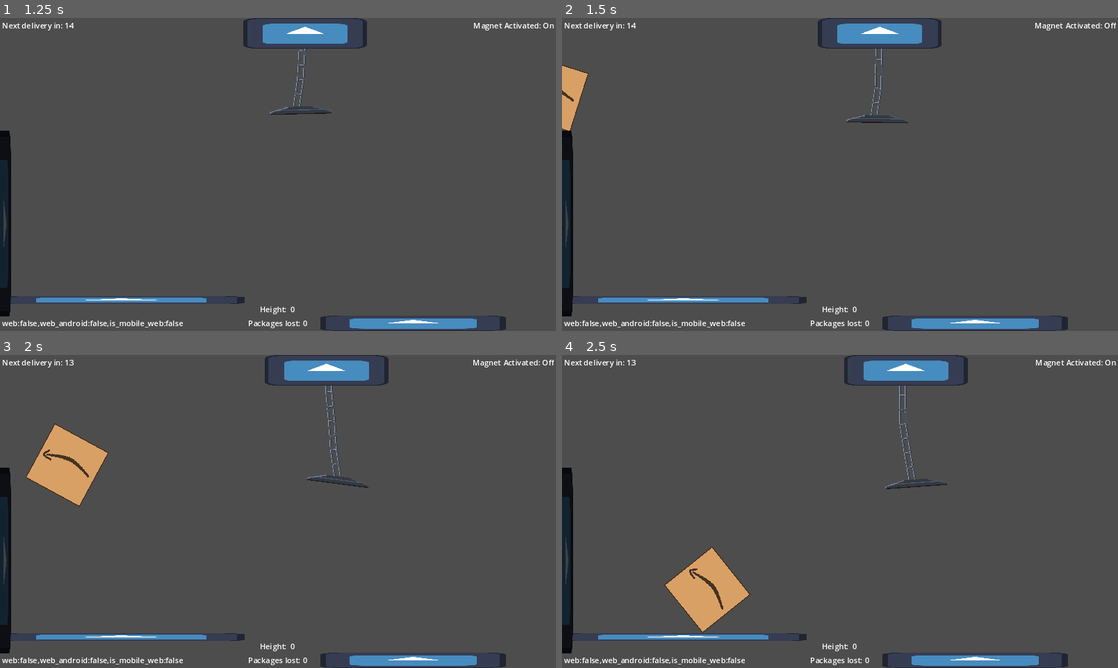
Above: before the commit, frames 1-4 (two rows, left to right).
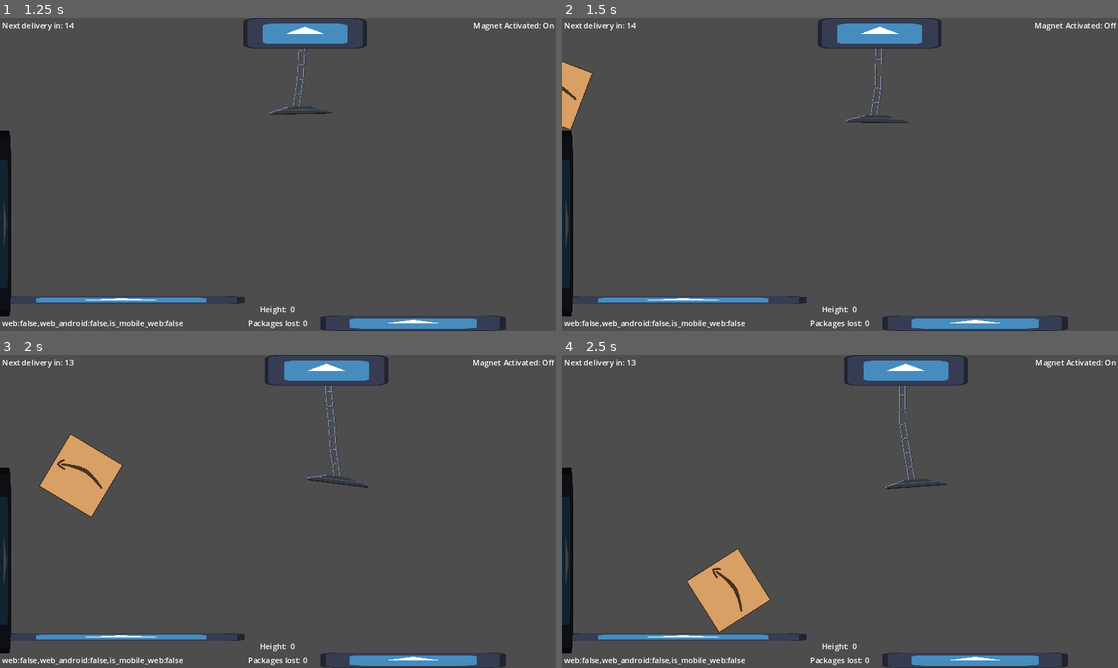
Above: after the commit, the same moments.

Repository: nanodeath/tippy-towers
Game: Godot game, scene res://game.tscn
Same seed, same stepped clock (60 frames per second), same inputs: the game is played once before the commit and once after it. The engine's default icon, where the game draws it, is replaced by a stand-in: a white triangle on a blue panel in a dark square.
Inputs:
- Up to frame 1 (1.25 s): tap Enter at 0.5 s; hold D (move_right) from 0.53 s (still down); tap Space (toggle_magnet) at 0.6 s
- Up to frame 2 (1.5 s): release D (move_right) at 1.28 s; hold S (move_down) from 1.28 s (still down); tap Space (toggle_magnet) at 1.35 s
- Up to frame 3 (2 s): keep holding S (move_down)
- Up to frame 4 (2.5 s): release S (move_down) at 2.03 s; hold D (move_right) from 2.03 s (still down); tap Space (toggle_magnet) at 2.1 s

Frame 1 is identical in both runs. In frame 2, 0.2% of the frame differs, in the area x 0-6%, y 13-36%; in frame 3, 1.6%; in frame 4, 2.1%, in the area x 18-38%, y 61-89%.

Commit message:
Beginning of end game stuff.

Diff:
--- /dev/null
+++ b/tippy-towers/end_game.tres
@@ -0,0 +1,7 @@
+[gd_resource type="Theme" format=3 uid="uid://dnnomnic02f36"]
+
+[resource]
+Big/base_type = &"RichTextLabel"
+Big/font_sizes/normal_font_size = 48
+GridContainer/constants/h_separation = 20
+RichTextLabel/font_sizes/normal_font_size = 24
--- a/tippy-towers/game.tscn
+++ b/tippy-towers/game.tscn
@@ -1,5 +1,6 @@
-[gd_scene load_steps=23 format=3 uid="uid://chss5a6j3kny4"]
-
+[gd_scene load_steps=27 format=3 uid="uid://chss5a6j3kny4"]
+
+[ext_resource type="Script" path="res://scripts/game.gd" id="1_7hxrq"]
 [ext_resource type="Texture2D" uid="uid://p5f1hvknc1bl" path="res://icon.svg" id="1_qfxxw"]
 [ext_resource type="Script" path="res://scripts/ui/timer_display.gd" id="2_ha0md"]
 [ext_resource type="PackedScene" uid="uid://d2ytku27cc5of" path="res://scenes/crane.tscn" id="2_j786l"]
@@ -11,7 +12,11 @@
 [ext_resource type="PackedScene" uid="uid://b3cuxi3hana1g" path="res://scenes/junk/box_128_128.tscn" id="4_7rvxo"]
 [ext_resource type="Script" path="res://scripts/ui/packages_lost.gd" id="5_ki7lu"]
 [ext_resource type="Script" path="res://scripts/spawner.gd" id="5_ur8yp"]
+[ext_resource type="Theme" uid="uid://dnnomnic02f36" path="res://end_game.tres" id="6_a0rw7"]
 [ext_resource type="Script" path="res://scripts/spawn_timer.gd" id="6_fuj8g"]
+[ext_resource type="Script" path="res://scripts/ui/end_game_screen.gd" id="7_g2yxk"]
+[ext_resource type="Texture2D" uid="uid://dp1vjotwjadc" path="res://art/chalk_x_1.png" id="7_kq8b6"]
+[ext_resource type="Texture2D" uid="uid://dffwuwa1tykyk" path="res://art/chalk_x_2.png" id="8_2q1k6"]
 [ext_resource type="PackedScene" uid="uid://b016ebofn2m51" path="res://scenes/junk/box_128_64.tscn" id="8_jedqf"]
 [ext_resource type="PackedScene" uid="uid://c4can45bm31l1" path="res://scenes/junk/box_64_64.tscn" id="9_hseeu"]
 [ext_resource type="Script" path="res://scripts/package_lost_zone.gd" id="14_runno"]
@@ -22,22 +27,20 @@
 [sub_resource type="RectangleShape2D" id="RectangleShape2D_uhjy8"]
 size = Vector2(510, 16)
 
-[sub_resource type="RectangleShape2D" id="RectangleShape2D_7f8of"]
-size = Vector2(13, 56)
-
 [sub_resource type="RectangleShape2D" id="RectangleShape2D_xbtjb"]
 size = Vector2(300, 10)
 
+[sub_resource type="RectangleShape2D" id="RectangleShape2D_c81ok"]
+size = Vector2(382, 30)
+
 [sub_resource type="PhysicsMaterial" id="PhysicsMaterial_8u318"]
 friction = 0.1
 
-[sub_resource type="RectangleShape2D" id="RectangleShape2D_c81ok"]
-size = Vector2(382, 30)
-
 [sub_resource type="RectangleShape2D" id="RectangleShape2D_0467r"]
 size = Vector2(10000, 500)
 
 [node name="Game" type="Node2D"]
+script = ExtResource("1_7hxrq")
 
 [node name="CanvasLayer" type="CanvasLayer" parent="."]
 
@@ -150,6 +153,118 @@
 scroll_active = false
 autowrap_mode = 0
 
+[node name="EndGameScreen" type="Control" parent="CanvasLayer"]
+visible = false
+layout_mode = 3
+anchors_preset = 15
+anchor_right = 1.0
+anchor_bottom = 1.0
+grow_horizontal = 2
+grow_vertical = 2
+theme = ExtResource("6_a0rw7")
+script = ExtResource("7_g2yxk")
+
+[node name="PanelContainer" type="PanelContainer" parent="CanvasLayer/EndGameScreen"]
+layout_mode = 2
+offset_right = 1152.0
+offset_bottom = 648.0
+grow_horizontal = 2
+grow_vertical = 2
+size_flags_horizontal = 3
+size_flags_vertical = 3
+
+[node name="CenterContainer" type="CenterContainer" parent="CanvasLayer/EndGameScreen/PanelContainer"]
+layout_mode = 2
+
+[node name="VBoxContainer" type="VBoxContainer" parent="CanvasLayer/EndGameScreen/PanelContainer/CenterContainer"]
+layout_mode = 2
+
+[node name="Title" type="RichTextLabel" parent="CanvasLayer/EndGameScreen/PanelContainer/CenterContainer/VBoxContainer"]
+layout_mode = 2
+
+[node name="GridContainer" type="GridContainer" parent="CanvasLayer/EndGameScreen/PanelContainer/CenterContainer/VBoxContainer"]
+layout_mode = 2
+columns = 2
+
+[node name="PackagesPlaced" type="RichTextLabel" parent="CanvasLayer/EndGameScreen/PanelContainer/CenterContainer/VBoxContainer/GridContainer"]
+layout_mode = 2
+text = "Packages Placed"
+fit_content = true
+scroll_active = false
+autowrap_mode = 0
+
+[node name="PackagesPlacedCount" type="RichTextLabel" parent="CanvasLayer/EndGameScreen/PanelContainer/CenterContainer/VBoxContainer/GridContainer"]
+layout_mode = 2
+text = "10"
+fit_content = true
+scroll_active = false
+autowrap_mode = 0
+
+[node name="HeightAchieved" type="RichTextLabel" parent="CanvasLayer/EndGameScreen/PanelContainer/CenterContainer/VBoxContainer/GridContainer"]
+layout_mode = 2
+text = "Height Reached"
+fit_content = true
+scroll_active = false
+autowrap_mode = 0
+
+[node name="HeightAchievedCount" type="RichTextLabel" parent="CanvasLayer/EndGameScreen/PanelContainer/CenterContainer/VBoxContainer/GridContainer"]
+layout_mode = 2
+text = "0"
+fit_content = true
+scroll_active = false
+autowrap_mode = 0
+
+[node name="DaysSinceLastAccident" type="RichTextLabel" parent="CanvasLayer/EndGameScreen/PanelContainer/CenterContainer/VBoxContainer"]
+layout_mode = 2
+theme_type_variation = &"Big"
+text = "Days Since Last Accident"
+fit_content = true
+scroll_active = false
+autowrap_mode = 0
+
+[node name="DaysSinceLastAccidentCounter" type="RichTextLabel" parent="CanvasLayer/EndGameScreen/PanelContainer/CenterContainer/VBoxContainer"]
+layout_mode = 2
+size_flags_horizontal = 4
+size_flags_vertical = 4
+theme_type_variation = &"Big"
+text = "200"
+fit_content = true
+scroll_active = false
+autowrap_mode = 0
+
+[node name="DaysSinceLastAccidentCounter2" type="RichTextLabel" parent="CanvasLayer/EndGameScreen"]
+layout_mode = 2
+offset_left = 646.0
+offset_top = 374.0
+offset_right = 673.0
+offset_bottom = 441.0
+rotation = 0.143372
+size_flags_horizontal = 0
+size_flags_vertical = 0
+theme_override_font_sizes/normal_font_size = 48
+text = "0"
+fit_content = true
+scroll_active = false
+autowrap_mode = 0
+
+[node name="X1" type="TextureRect" parent="CanvasLayer/EndGameScreen"]
+modulate = Color(1, 1, 1, 0.627451)
+layout_mode = 2
+offset_left = 544.0
+offset_top = 371.0
+offset_right = 608.0
+offset_bottom = 435.0
+texture = ExtResource("7_kq8b6")
+
+[node name="X2" type="TextureRect" parent="CanvasLayer/EndGameScreen"]
+modulate = Color(1, 1, 1, 0.627451)
+layout_mode = 0
+offset_left = 544.0
+offset_top = 371.0
+offset_right = 608.0
+offset_bottom = 435.0
+texture = ExtResource("8_2q1k6")
+
 [node name="CameraTarget" type="Marker2D" parent="."]
 unique_name_in_owner = true
 position = Vector2(576, 224)
@@ -182,6 +297,11 @@
 left_bound = NodePath("../CraneLeftBound")
 right_bound = NodePath("../CraneRightBound")
 
+[node name="SpawnTimer" type="Node" parent="."]
+unique_name_in_owner = true
+script = ExtResource("6_fuj8g")
+initial_time = 15.0
+
 [node name="Camera2D" type="Camera2D" parent="."]
 unique_name_in_owner = true
 position = Vector2(576, 324)
@@ -193,10 +313,6 @@
 
 [node name="CollisionShape2D" type="CollisionShape2D" parent="Camera2D/Platform"]
 shape = SubResource("RectangleShape2D_uhjy8")
-
-[node name="CollisionShape2D2" type="CollisionShape2D" parent="Camera2D/Platform"]
-position = Vector2(248.5, -20)
-shape = SubResource("RectangleShape2D_7f8of")
 
 [node name="Sprite2D" type="Sprite2D" parent="Camera2D/Platform"]
 scale = Vector2(4, 0.125)
@@ -207,12 +323,8 @@
 script = ExtResource("5_ur8yp")
 to_spawn = Array[PackedScene]([ExtResource("4_7rvxo"), ExtResource("8_jedqf"), ExtResource("9_hseeu"), ExtResource("4_7rvxo")])
 
-[node name="SpawnTimer" type="Node" parent="Camera2D/Platform"]
-unique_name_in_owner = true
-script = ExtResource("6_fuj8g")
-initial_time = 15.0
-
 [node name="HighestPointDetector" type="ShapeCast2D" parent="Camera2D"]
+unique_name_in_owner = true
 position = Vector2(280, -324)
 shape = SubResource("RectangleShape2D_xbtjb")
 target_position = Vector2(0, 648)
@@ -223,7 +335,6 @@
 modulate = Color(0.25, 0.25, 0.25, 1)
 position = Vector2(-569, 180)
 rotation = 1.5708
-physics_material_override = SubResource("PhysicsMaterial_8u318")
 
 [node name="Sprite" type="Sprite2D" parent="Camera2D/LWall"]
 position = Vector2(-78, -7.53167e-05)
@@ -234,9 +345,13 @@
 position = Vector2(-77, -5.62668e-05)
 shape = SubResource("RectangleShape2D_c81ok")
 
-[node name="CollisionShape2D2" type="CollisionShape2D" parent="Camera2D/LWall"]
-position = Vector2(-316, 179)
-rotation = 1.9362
+[node name="Chute" type="StaticBody2D" parent="Camera2D"]
+physics_material_override = SubResource("PhysicsMaterial_8u318")
+
+[node name="CollisionShape2D2" type="CollisionShape2D" parent="Camera2D/Chute"]
+position = Vector2(-737, -144)
+rotation = -2.77619
+scale = Vector2(1, 1)
 shape = SubResource("RectangleShape2D_c81ok")
 
 [node name="PackageLostZone" type="Area2D" parent="."]
--- /dev/null
+++ b/tippy-towers/scripts/game.gd
@@ -0,0 +1,13 @@
+extends Node2D
+
+var is_game_over: bool
+
+signal game_over
+
+func _ready():
+	# TODO remove
+	%PackageLostZone.package_lost.connect(func(count): trigger_game_over())
+
+func trigger_game_over():
+	is_game_over = true
+	emit_signal("game_over")
--- a/tippy-towers/scripts/highest_point_detector.gd
+++ b/tippy-towers/scripts/highest_point_detector.gd
@@ -1,6 +1,8 @@
 class_name HighestPointDetector extends ShapeCast2D
 
 #@onready var camera_target = %CameraTarget
+var current_height: int = 0
+var maximum_height: int = 0
 
 func _process(delta):
 	var distance_to_collision = get_closest_collision_unsafe_fraction()
@@ -8,6 +10,9 @@
 	if get_collision_count() > 0:
 		var first_collision := get_collider(0) as RigidBody2D
 		var highest_point := get_collision_point(0) as Vector2
+		var height = -(highest_point.y - %GroundMarker.global_position.y)
+		current_height = height
+		maximum_height = max(maximum_height, height)
 		if first_collision.sleeping:
 			%Camera2D.move_up(highest_point)
 			%HeightAchieved.update_height(-(highest_point.y - %GroundMarker.global_position.y))
--- /dev/null
+++ b/tippy-towers/scripts/ui/end_game_screen.gd
@@ -0,0 +1,16 @@
+extends Control
+
+@onready var packages_placed_count = $PanelContainer/CenterContainer/VBoxContainer/GridContainer/PackagesPlacedCount
+@onready var height_achieved_count = $PanelContainer/CenterContainer/VBoxContainer/GridContainer/HeightAchievedCount
+@onready var days_since_last_accident_counter = $PanelContainer/CenterContainer/VBoxContainer/DaysSinceLastAccidentCounter
+@onready var package_lost_zone = %PackageLostZone
+
+func _ready():
+	get_node("/root/Game").game_over.connect(activate)
+
+func activate():
+	visible = true
+	packages_placed_count.text = "0"
+	height_achieved_count.text = str(%HighestPointDetector.maximum_height)
+	var days := floori(%HighestPointDetector.maximum_height / 100)
+	days_since_last_accident_counter.text = str(days)
Binary file added: tippy-towers/art/chalk_x.aseprite
Binary file added: tippy-towers/art/chalk_x_1.png
Not shown, added: tippy-towers/art/chalk_x_1.png.import
Binary file added: tippy-towers/art/chalk_x_2.png
Not shown, added: tippy-towers/art/chalk_x_2.png.import
